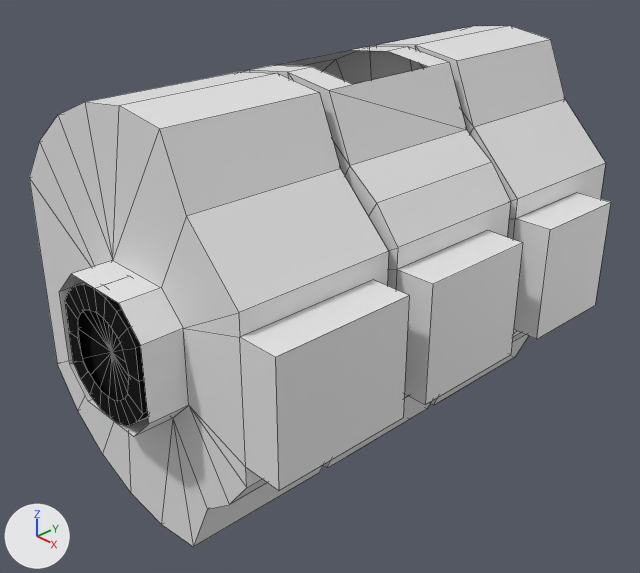
An edit to the Blender file Models/Squad/Spaces/LargeCrewedLab.blend, drawn before and after from the same camera.
Both versions are drawn from a 50 mm lens placed at (3.47, -3.5, 2.23), pointed at (-0.06, -0.18, -0.16). Arrows for +X, +Y and +Z are at lower left; the lights stay in place. Mesh edges are drawn as thin lines.

The first picture shows 'cutout.001', 'shellCollider', 'tunnel'.
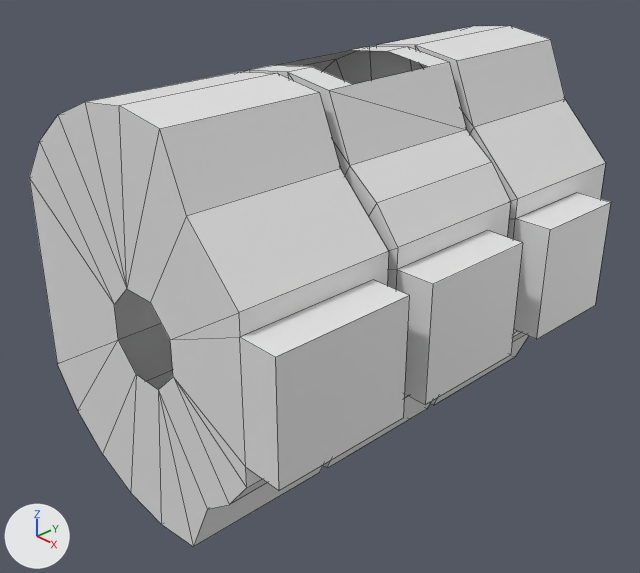
Location of each change, (x1, y1, x2, y2) in pixels of the pictures (640 x 573 px):
'tunnel', deleted (black): before (65, 282, 148, 426)
'cutout.001', deleted (black): before (78, 310, 148, 417)
part 1 of me_interiormain, cut back: (29, 102, 247, 547) in both

Patch to the scene script:
```diff
--- a/Models/Squad/Spaces/LargeCrewedLab.blend.py
+++ b/Models/Squad/Spaces/LargeCrewedLab.blend.py
@@ me_interiormain @@
 me_interiormain.from_pydata(...)  # 202 vertices, 212 faces; spans x -1.2..1.2, y -1.7..1.7, z -1.04..1.04
 # used by ob_shellcollider; parent = ob_largecrewedlabshell; location = (0.0, 0.0, 0.0); rotation_euler = (3.142, 1.571, 0.0), in degrees (180, 90, 0)
 # verts and faces of me_interiormain; kept vertices keep their numbers, new ones are numbered from 202
 # before: 95 (0.37, 1.47, -0.22) at pixel (172, 418), 96 (0.21, 1.47, -0.37) at pixel (188, 405), 98 (0.37, 1.47, 0.22), 99 (0.21, 1.47, 0.37), 101 (-0.37, 1.47, 0.22) at pixel (112, 260)
 # before: 104 (-0.37, 1.47, -0.22) at pixel (161, 287), 105 (-0.21, 1.47, -0.37) at pixel (183, 328), 106 (-0.21, 1.47, 0.37), 174 (0.37, 1.7, -0.22) at pixel (133, 436), 175 (0.21, 1.7, -0.37) at pixel (148, 424)
 # before: 176 (0.37, 1.7, 0.22) at pixel (88, 401), 177 (0.21, 1.7, 0.37) at pixel (69, 364), 178 (-0.37, 1.7, 0.22) at pixel (71, 273), 179 (-0.37, 1.7, -0.22) at pixel (118, 303), 180 (-0.21, 1.7, -0.37) at pixel (140, 345)
 # before: 181 (-0.21, 1.7, 0.37) at pixel (59, 291)
+# me_interiormain part 1
+delete_vertices([*range(174, 182)])  # with the faces that use them
+verts[95] = (0.25, 1.47, -0.1)  # moved, pixel (158, 389)
+verts[96] = (0.1, 1.47, -0.25)  # moved, pixel (173, 376)
+verts[98] = (0.25, 1.47, 0.1)  # moved, pixel (136, 374)
+verts[99] = (0.1, 1.47, 0.25)  # moved, pixel (118, 339)
+verts[101] = (-0.25, 1.47, 0.1)  # moved, pixel (126, 288)
+verts[104] = (-0.25, 1.47, -0.1)  # moved, pixel (150, 302)
+verts[105] = (-0.1, 1.47, -0.25)  # moved, pixel (170, 339)
+verts[106] = (-0.1, 1.47, 0.25)  # moved, pixel (114, 304)
@@ ob_cutout_001 @@
-ob_cutout_001 = bpy.data.objects.new('cutout.001', me_interiormain_005)
-ob_cutout_001.parent = ob_cutout
-ob_cutout_001.location = (0.0, 0.0, 0.0)
-ob_cutout_001.rotation_euler = (3.142, 1.571, 0.0)  # degrees (180, 90, 0)
@@ ob_tunnel @@
-ob_tunnel = bpy.data.objects.new('tunnel', me_interiormain_006)
-ob_tunnel.parent = ob_largecrewedlabshell
-ob_tunnel.location = (0.0, 0.0, 0.0)
-ob_tunnel.rotation_euler = (3.142, 1.571, 0.0)  # degrees (180, 90, 0)
```
